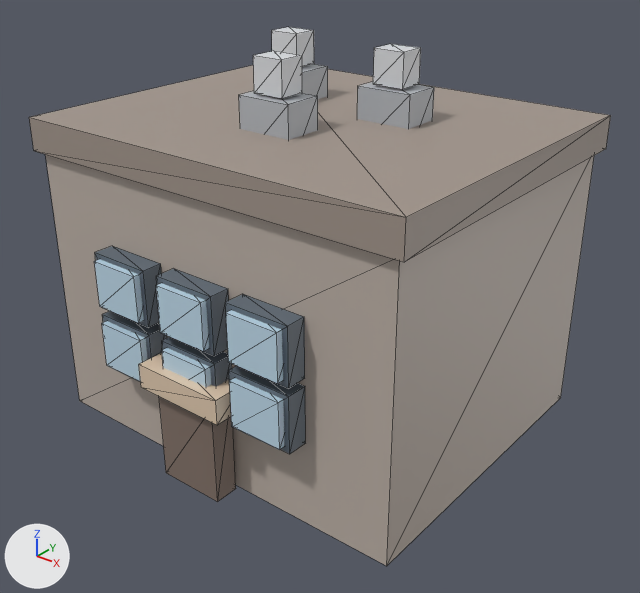
The glTF model models/building-small-d.glb: old version first, new version second.
One viewpoint serves both versions: a camera (50 mm lens) standing at (1.267, -1.587, 1.29) and looking at (0.051, -0.068, 0.348). The axes (+X, +Y, +Z) are drawn at lower left. The lights are the same throughout. The older version comes first. Mesh edges are drawn as thin lines. Where no turn or scale is listed for an object, it has been applied to the vertices.

The older version as bpy lines, for what is in view:
```python
me_geometry_0 = bpy.data.meshes.new('geometry_0')
me_geometry_0.from_pydata(...)  # 176 vertices, 264 faces; spans x -0.52..0.52, y -0.5..0.426, z 0.0..0.93
me_geometry_0.materials.append(mat_defaultmaterial)
ob_geometry_0 = bpy.data.objects.new('geometry_0', me_geometry_0)
ob_geometry_0.location = (0.0, 0.0, 0.0)
```
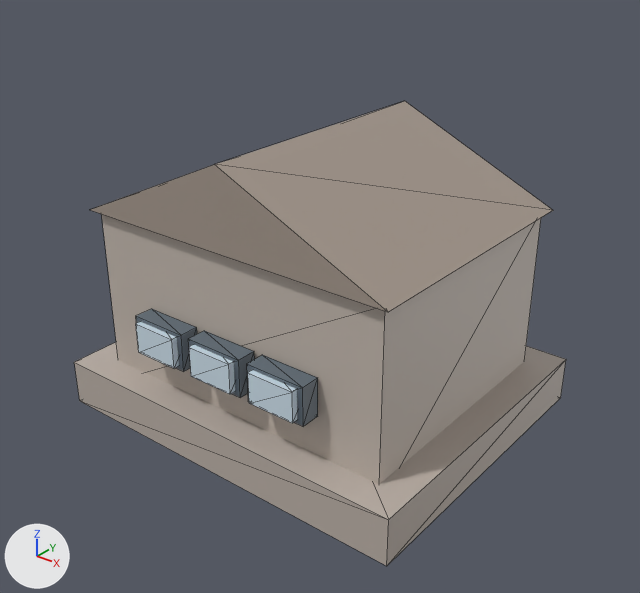
Where the change shows, as pixel boxes (x1, y1, x2, y2) in the pictures (640 x 593 px; the box of a moved part takes in the faces that stretch with it):
'geometry_0', reshaped (15% narrower, 14% shorter)
    before: (29, 27, 611, 566)
    after: (74, 101, 566, 566)
part 1 of me_geometry_0, added
    after: (102, 214, 541, 484)
part 2 of me_geometry_0, added
    after: (136, 309, 197, 372)
part 3 of me_geometry_0, added
    after: (136, 322, 179, 368)
part 4 of me_geometry_0, added
    after: (189, 331, 254, 398)
part 5 of me_geometry_0, added
    after: (189, 345, 235, 394)
part 6 of me_geometry_0, added
    after: (247, 355, 318, 426)
part 7 of me_geometry_0, added
    after: (248, 370, 297, 423)
part 8 of me_geometry_0, rebuilt (20% narrower, 7% taller)
    before: (29, 65, 611, 262)
    after: (90, 101, 553, 312)
part 9 of me_geometry_0, deleted
    before: (94, 27, 434, 502)
part 10 of me_geometry_0, moved or reshaped
    before: (46, 155, 594, 566)
    after: (74, 342, 566, 566)

Edits to the bpy script that builds the scene:
```text
Change me_geometry_0:
    used by ob_geometry_0; location = (0.0, 0.0, 0.0)
    remove me_geometry_0.from_pydata(...)  # 176 vertices, 264 faces; spans x -0.52..0.52, y -0.5..0.426, z 0.0..0.93
    add me_geometry_0.from_pydata(...)  # 70 vertices, 104 faces; spans x -0.5..0.5, y -0.41..0.41, z 0.0..0.74
    me_geometry_0 part 1: a new loose piece, a box spanning x -0.42..0.42, y -0.33..0.33, z 0.06..0.54, in mat_defaultmaterial
    me_geometry_0 part 2: a new loose piece, a box spanning x -0.259..-0.103, y -0.385..-0.335, z 0.226..0.323, in mat_defaultmaterial
    me_geometry_0 part 3: a new loose piece, a box spanning x -0.243..-0.119, y -0.4..-0.34, z 0.236..0.313, in mat_defaultmaterial
    me_geometry_0 part 4: a new loose piece, a box spanning x -0.078..0.078, y -0.385..-0.335, z 0.226..0.323, in mat_defaultmaterial
    me_geometry_0 part 5: a new loose piece, a box spanning x -0.062..0.062, y -0.4..-0.34, z 0.236..0.313, in mat_defaultmaterial
    me_geometry_0 part 6: a new loose piece, a box spanning x 0.103..0.259, y -0.385..-0.335, z 0.226..0.323, in mat_defaultmaterial
    me_geometry_0 part 7: a new loose piece, a box spanning x 0.119..0.243, y -0.4..-0.34, z 0.236..0.313, in mat_defaultmaterial
    me_geometry_0 part 8: the loose piece of 8 vertices spanning x -0.52..0.52, y -0.426..0.426, z 0.69..0.77 is rebuilt with 6 vertices and now spans x -0.44..0.44, y -0.35..0.35, z 0.54..0.74
    me_geometry_0 part 9: 20 loose pieces with 160 vertices, spanning x -0.286..0.286, y -0.5..0.164, z 0.0..0.93, are deleted
    me_geometry_0 part 10
    4 vertices are removed from x -0.5..0.5, y -0.41..0.41, z 0.69
    10 faces are deleted
    4 vertices are added at (-0.5, 0.41, 0.12), (-0.5, -0.41, 0.12), (0.5, 0.41, 0.12), (0.5, -0.41, 0.12)
    10 new faces join them
```
